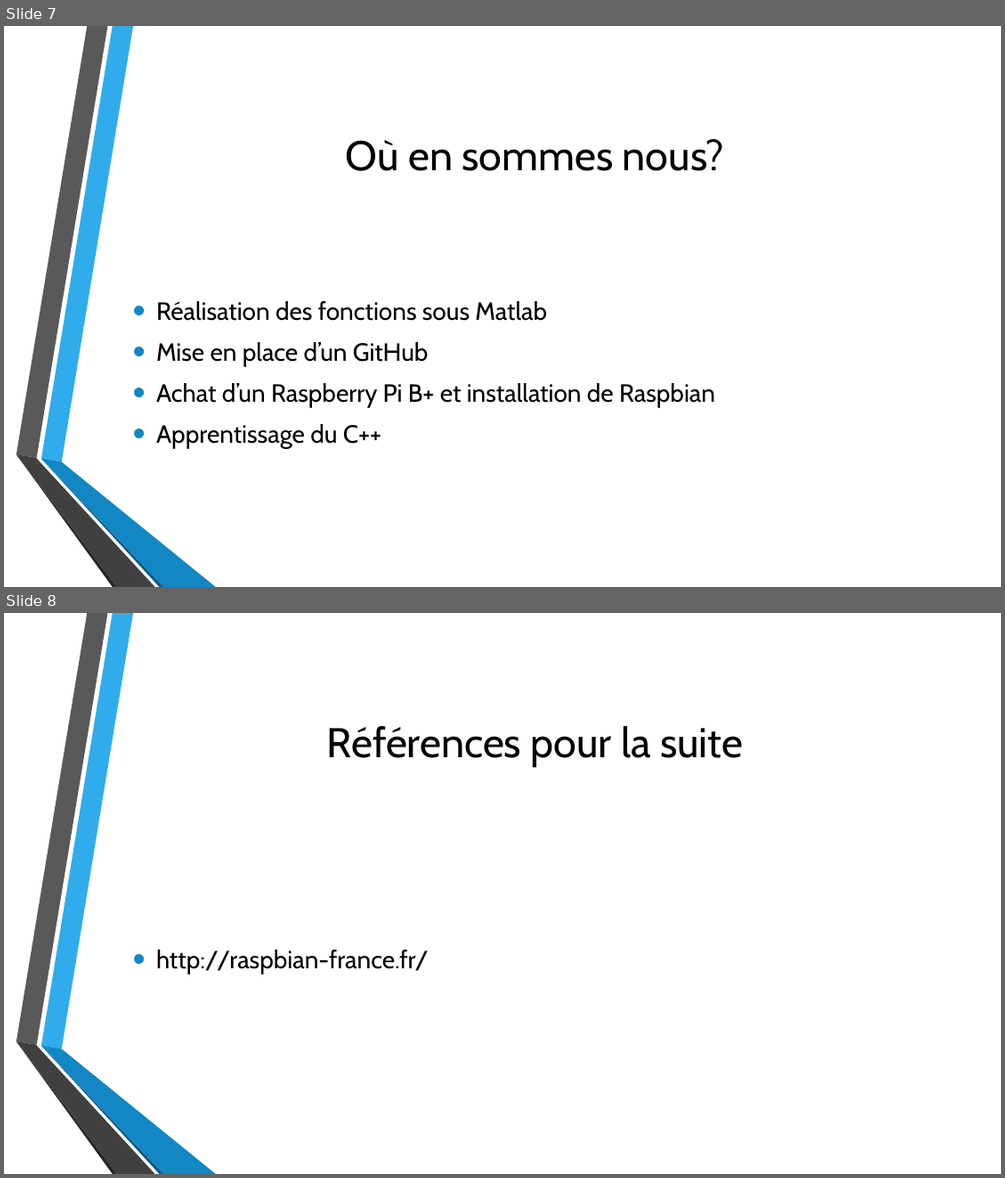
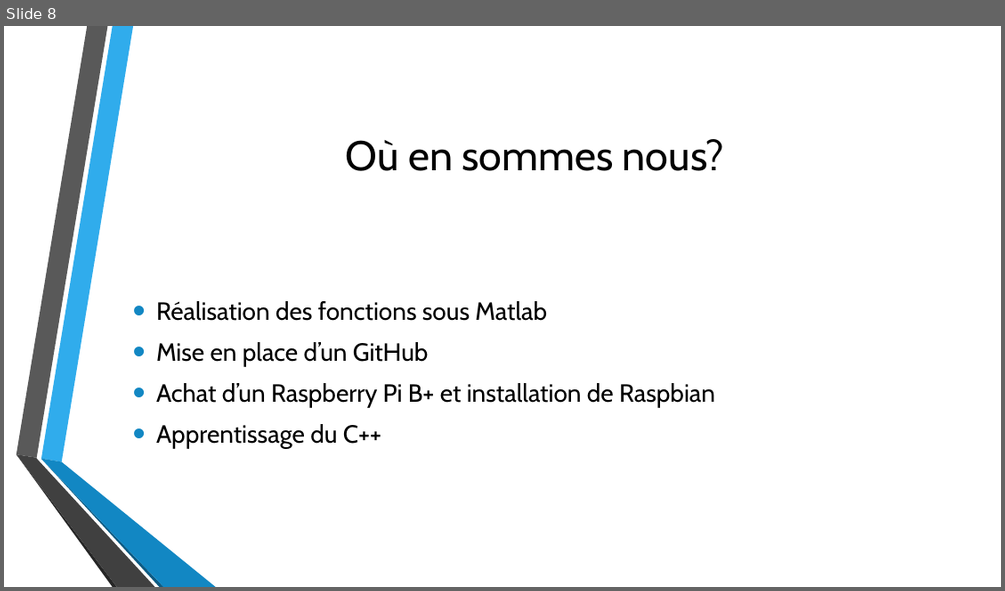
Before and after one commit to Bugro/CUBI, a slide deck: Com/Création et Utilisation d’un Billard Intelligent.pptx. Shown one above the other, each under a label of ours: slides 7 and 8 before the commit, slide 8 after it. The pictures are 1005x1178 and 1005x591 pixels, drawn with LibreOffice and Linux fonts; fonts in the diff are those of the drawing; background and template pictures are left out. Boxes give left, top, right and bottom in pixels: in the first picture for what was removed or moved away, otherwise in the second. Text is boxed around its words. In the diff, an @@ line names an element or a change of style, - is before the commit and + after.

```diff
--- a/Com/Création et Utilisation d’un Billard Intelligent.pptx
+++ b/Com/Création et Utilisation d’un Billard Intelligent.pptx
@@ slide 8 removed at [4, 613, 1001, 1174], background picture (left out); not listed: 6 template elements that a slide beside it also shows @@
@@ title removed at [327, 726, 743, 767] @@
-Références pour la suite
@@ text removed at [156, 949, 429, 974] @@
-• http://raspbian-france.fr/
@@ what was slide 7 is now slide 8 @@
```
Also in this commit, not shown: 1 slide changed, 1 slide added, 1 other file.
